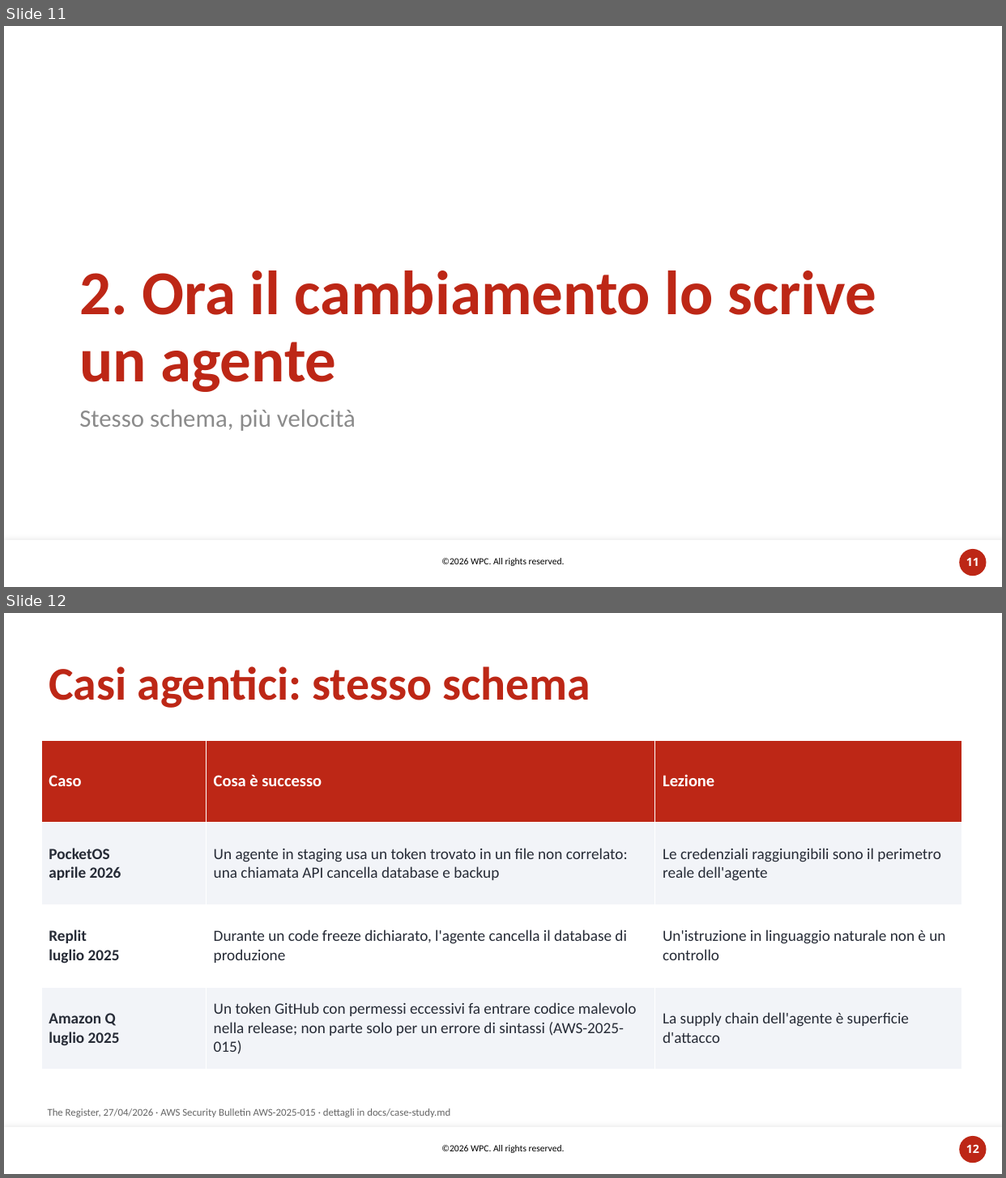
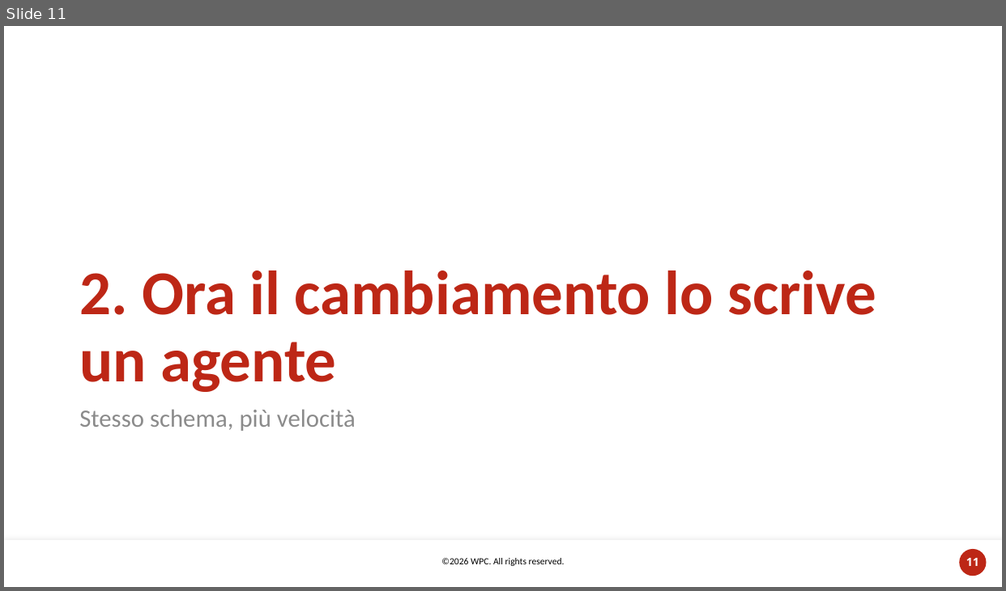
Before and after one commit to carlosacchi/wpc-2026, a slide deck: docs/session/out/WPC2026-Copilot-sotto-controllo.pptx. Shown one above the other, each under a label of ours: slides 11 and 12 before the commit, slide 11 after it. The pictures are 1006x1178 and 1006x591 pixels, drawn with LibreOffice and Linux fonts; fonts in the diff are those of the drawing; background and template pictures are left out. Boxes give left, top, right and bottom in pixels: in the first picture for what was removed or moved away, otherwise in the second. Text is boxed around its words. In the diff, an @@ line names an element or a change of style, - is before the commit and + after.

```diff
--- a/docs/session/out/WPC2026-Copilot-sotto-controllo.pptx
+++ b/docs/session/out/WPC2026-Copilot-sotto-controllo.pptx
@@ slide 12 removed at <box>4,613,1002,1174</box>, background #FFFFFF; not listed: 3 template elements that a slide beside it also shows @@
@@ title removed at <box>49,666,590,708</box> @@
-Casi agentici: stesso schema
@@ table removed at <box>41,740,962,1070</box>, 4 rows, 3 columns @@
-Caso | Cosa è successo | Lezione
-PocketOS aprile 2026 | Un agente in staging usa un token trovato in un file non correlato: una chiamata API cancella database e backup | Le credenziali raggiungibili sono il perimetro reale dell'agente
-Replit luglio 2025 | Durante un code freeze dichiarato, l'agente cancella il database di produzione | Un'istruzione in linguaggio naturale non è un controllo
-Amazon Q luglio 2025 | Un token GitHub con permessi eccessivi fa entrare codice malevolo nella release; non parte solo per un errore di sintassi (AWS-2025-015) | La supply chain dell'agente è superficie d'attacco
@@ text removed at <box>48,1109,450,1118</box> @@
-The Register, 27/04/2026 · AWS Security Bulletin AWS-2025-015 · dettagli in docs/case-study.md
```
Also in this commit, not shown: 13 slides changed, 6 slides added, 4 other slides removed, 4 other files.
